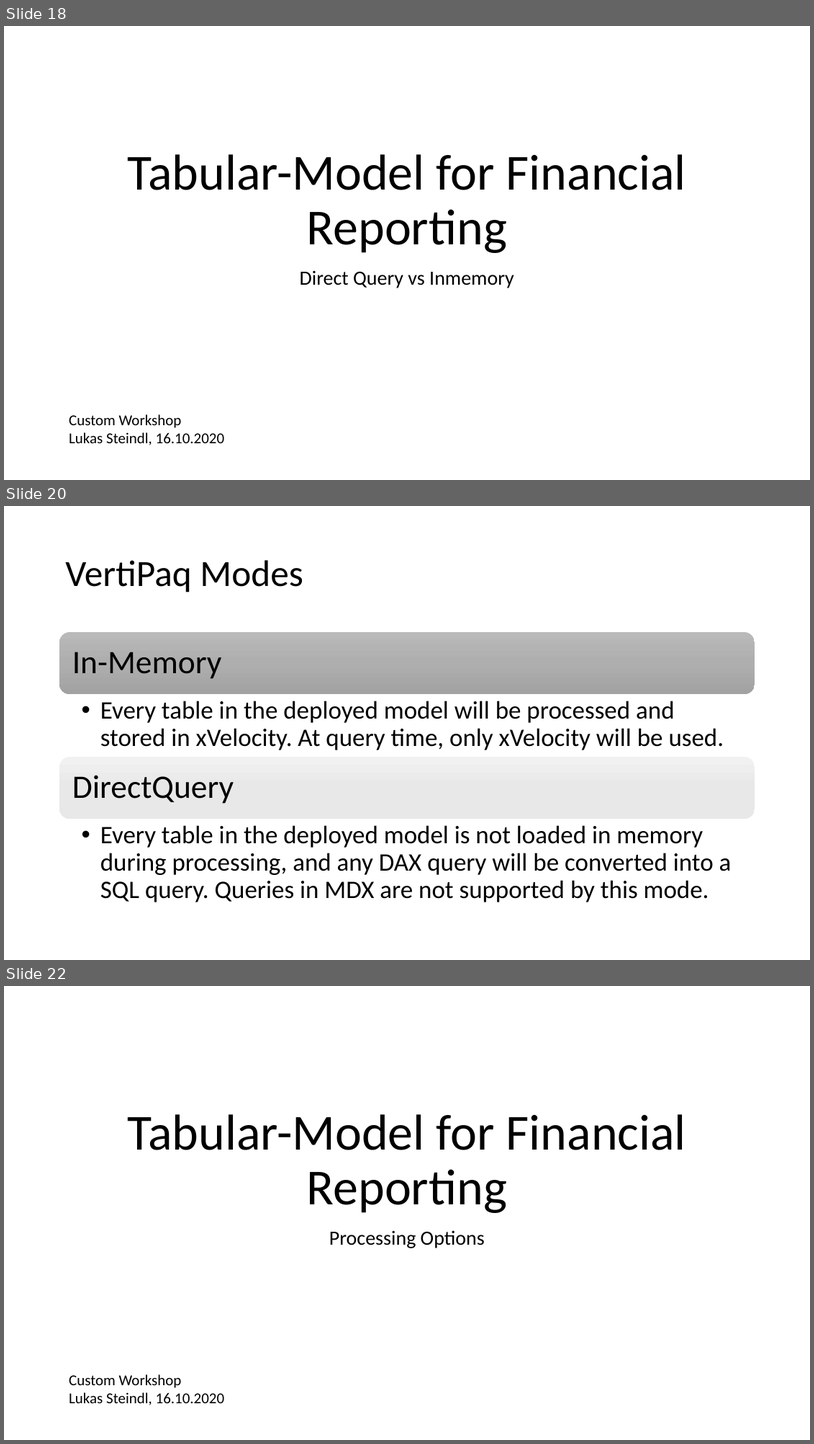
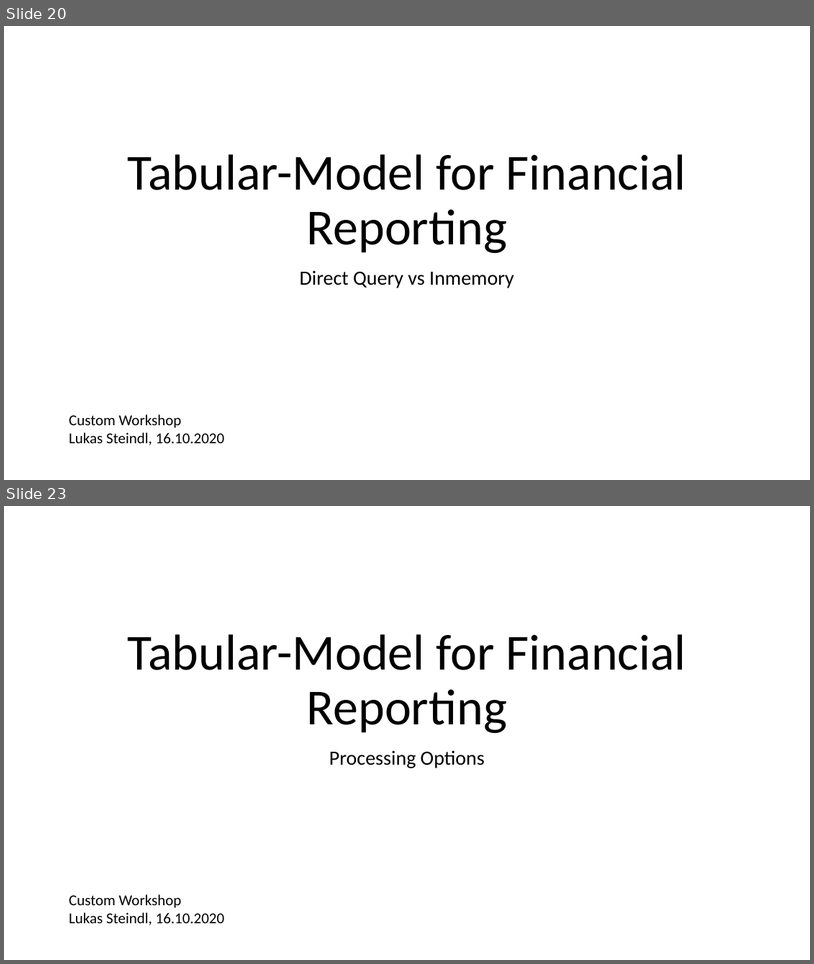
Before and after one commit to LukasSteindl/tabularmodelforfinance, a slide deck: Slides.pptx. Shown one above the other, each under a label of ours: slides 18, 20 and 22 before the commit, slides 20 and 23 after it; the slides between them are not shown. The pictures are 814x1444 and 814x964 pixels, drawn with LibreOffice and Linux fonts; fonts in the diff are those of the drawing. Boxes give left, top, right and bottom in pixels: in the first picture for what was removed or moved away, otherwise in the second. Text is boxed around its words. In the diff, an @@ line names an element or a change of style, - is before the commit and + after.

Commit message:
added row level security für sql side and slides to for inmemory and direct query

```diff
--- a/Slides.pptx
+++ b/Slides.pptx
@@ slide 20 removed at (x1=4, y1=506, x2=810, y2=960), background #FFFFFF @@
@@ title removed at (x1=65, y1=560, x2=303, y2=592) @@
-VertiPaq Modes
@@ group removed at (x1=59, y1=632, x2=756, y2=902): 4 texts, 2 rounded rectangles @@
-In-Memory
-  • Every table in the deployed model will be processed and stored in xVelocity. At query time, only xVelocity will be used.
-DirectQuery
-  • Every table in the deployed model is not loaded in memory during processing, and any DAX query will be converted into a SQL query. Queries in MDX are not supported by this mode.
@@ what was slide 18 is now slide 20 @@
@@ what was slide 22 is now slide 23 @@
```
Also in this commit, not shown: 4 slides changed, 3 slides added, 1 other slide removed, 1 other file.
